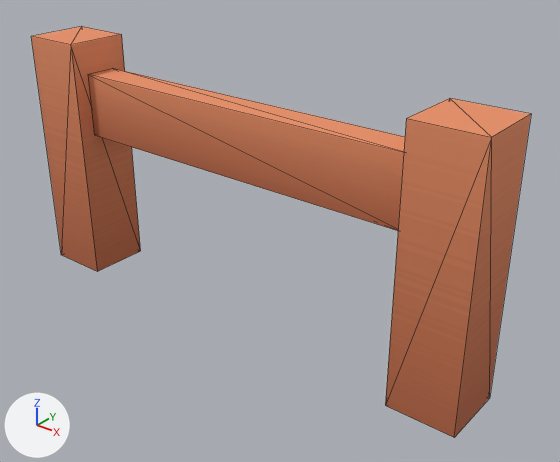
An edit to the glTF model assets/models/construction/walls/isolated.glb, drawn before and after from the same camera.
The view is the same before and after, from a 50 mm camera at (0.888, -0.991, 0.832) aimed at (0.079, 0.019, 0.205). Every picture has the same lights, and +X, +Y and +Z are marked at lower left. The older version comes first. Mesh edges are drawn as thin lines.

Objects in the first picture: 'wood-structure-part.005'.
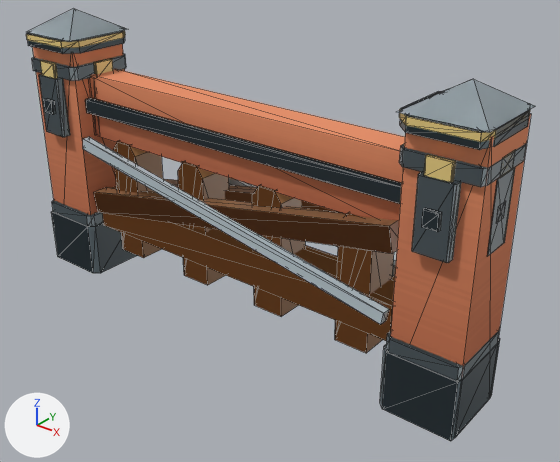
Pixel boxes (x1, y1, x2, y2) of what changed, in the pictures (560 x 462 px):
'upgrade_wall_level_8', added: after (26, 9, 535, 441)
'upgrade_wall_level_6', added: after (32, 59, 398, 353)
'upgrade_wall_level_7', added: after (203, 173, 394, 286)
'upgrade_wall_level_2', added: after (81, 56, 483, 187)
'upgrade_wall_level_4', added: after (35, 56, 124, 224)
'upgrade_wall_level_3', added: after (489, 145, 526, 184)
'upgrade_wall_level_5', added: after (94, 207, 398, 253)

What changed in the scene script:
```text
Add mat_upgrade_shell:
    mat_upgrade_shell = bpy.data.materials.new('upgrade_shell')
    mat_upgrade_shell.use_nodes = True; mat_upgrade_shell.node_tree.nodes.clear()
    _N = mat_upgrade_shell.node_tree.nodes; _L = mat_upgrade_shell.node_tree.links
    n0 = _N.new('ShaderNodeBsdfPrincipled'); n0.name = 'Principled BSDF'
    n0.inputs[2].default_value = 0.4  # 'Roughness'
    n1 = _N.new('ShaderNodeOutputMaterial'); n1.name = 'Material Output'
    n2 = _N.new('ShaderNodeVertexColor'); n2.name = 'Color Attribute'
    _L.new(n0.outputs[0], n1.inputs[0])  # 'BSDF' to 'Surface'
    _L.new(n2.outputs[0], n0.inputs[0])  # 'Color' to 'Base Color'
Add me_upgrade_wall_level_8:
    me_upgrade_wall_level_8.from_pydata(...)  # 634 vertices, 1094 faces; spans x -0.501..0.501, y -0.09..0.09, z 0.0..0.553
    me_upgrade_wall_level_8.materials.append(mat_upgrade_shell)
Add me_upgrade_wall_level_7:
    me_upgrade_wall_level_7.from_pydata(...)  # 474 vertices, 816 faces; spans x -0.501..0.501, y -0.09..0.09, z 0.0..0.553
    me_upgrade_wall_level_7.materials.append(mat_upgrade_shell)
Add me_upgrade_wall_level_6:
    me_upgrade_wall_level_6.from_pydata(...)  # 400 vertices, 696 faces; spans x -0.501..0.501, y -0.09..0.09, z 0.0..0.457
    me_upgrade_wall_level_6.materials.append(mat_upgrade_shell)
Add me_upgrade_wall_level_5:
    me_upgrade_wall_level_5.from_pydata(...)  # 352 vertices, 616 faces; spans x -0.501..0.501, y -0.09..0.09, z 0.0..0.457
    me_upgrade_wall_level_5.materials.append(mat_upgrade_shell)
Add me_upgrade_wall_level_4:
    me_upgrade_wall_level_4.from_pydata(...)  # 96 vertices, 164 faces; spans x -0.501..0.501, y -0.072..0.072, z 0.11..0.457
    me_upgrade_wall_level_4.materials.append(mat_upgrade_shell)
Add me_upgrade_wall_level_3:
    me_upgrade_wall_level_3.from_pydata(...)  # 80 vertices, 140 faces; spans x -0.501..0.501, y -0.072..0.072, z 0.11..0.457
    me_upgrade_wall_level_3.materials.append(mat_upgrade_shell)
Add me_upgrade_wall_level_2:
    me_upgrade_wall_level_2.from_pydata(...)  # 64 vertices, 112 faces; spans x -0.501..0.501, y -0.072..0.072, z 0.112..0.457
    me_upgrade_wall_level_2.materials.append(mat_upgrade_shell)
Add ob_upgrade_wall_level_8:
    ob_upgrade_wall_level_8 = bpy.data.objects.new('upgrade_wall_level_8', me_upgrade_wall_level_8)
    ob_upgrade_wall_level_8.location = (0.0, 0.0, 0.0)
Add ob_upgrade_wall_level_7:
    ob_upgrade_wall_level_7 = bpy.data.objects.new('upgrade_wall_level_7', me_upgrade_wall_level_7)
    ob_upgrade_wall_level_7.location = (0.0, 0.0, 0.0)
Add ob_upgrade_wall_level_6:
    ob_upgrade_wall_level_6 = bpy.data.objects.new('upgrade_wall_level_6', me_upgrade_wall_level_6)
    ob_upgrade_wall_level_6.location = (0.0, 0.0, 0.0)
Add ob_upgrade_wall_level_5:
    ob_upgrade_wall_level_5 = bpy.data.objects.new('upgrade_wall_level_5', me_upgrade_wall_level_5)
    ob_upgrade_wall_level_5.location = (0.0, 0.0, 0.0)
Add ob_upgrade_wall_level_4:
    ob_upgrade_wall_level_4 = bpy.data.objects.new('upgrade_wall_level_4', me_upgrade_wall_level_4)
    ob_upgrade_wall_level_4.location = (0.0, 0.0, 0.0)
Add ob_upgrade_wall_level_3:
    ob_upgrade_wall_level_3 = bpy.data.objects.new('upgrade_wall_level_3', me_upgrade_wall_level_3)
    ob_upgrade_wall_level_3.location = (0.0, 0.0, 0.0)
Add ob_upgrade_wall_level_2:
    ob_upgrade_wall_level_2 = bpy.data.objects.new('upgrade_wall_level_2', me_upgrade_wall_level_2)
    ob_upgrade_wall_level_2.location = (0.0, 0.0, 0.0)
```
